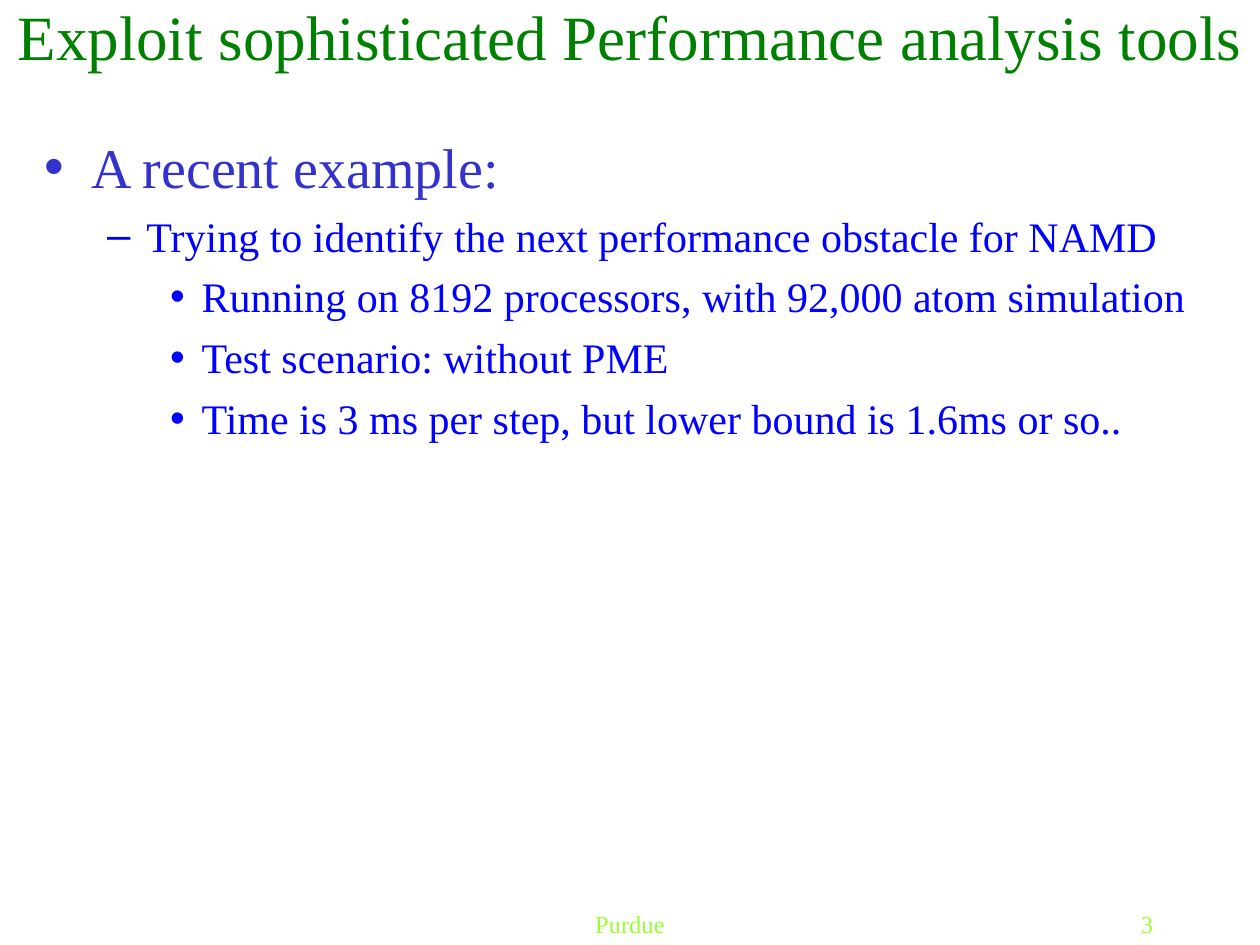
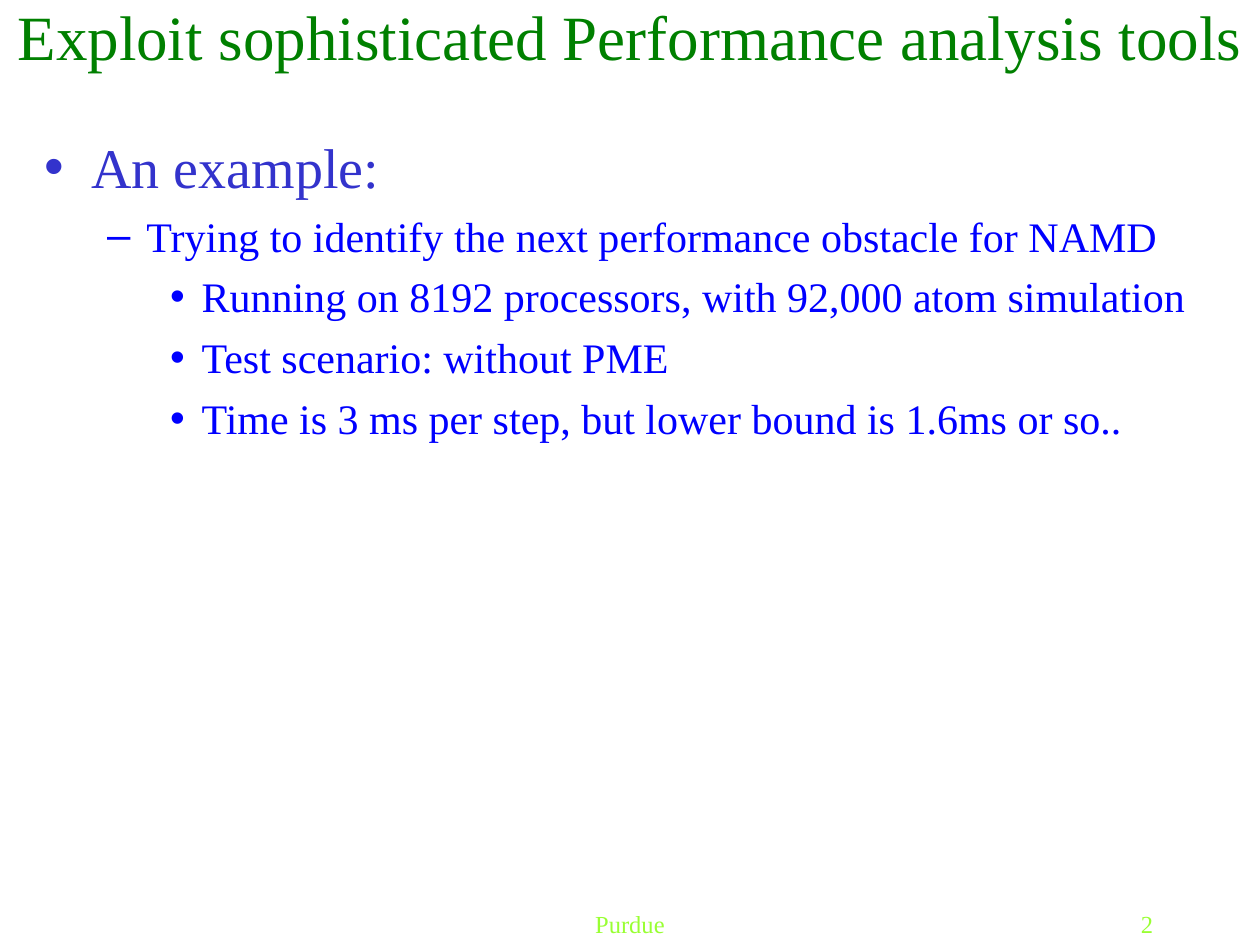
Before and after one commit to UIUC-PPL/charm_tutorial, a slide deck: slide 2 of includedPDFs/projections.ppt (slide 3 before the commit). Drawn at 1260x945 pixels with LibreOffice and Linux fonts; fonts in the diff are those of the drawing. Boxes give left, top, right and bottom in pixels: in the first picture for what was removed or moved away, otherwise in the second. Text is boxed around its words. In the diff, an @@ line names an element or a change of style, - is before the commit and + after.

```diff
--- a/includedPDFs/projections.ppt
+++ b/includedPDFs/projections.ppt
@@ text at bbox=[91, 149, 379, 198]: text changed @@
-• A recent example:
+• An example:
@@ page number at bbox=[1141, 917, 1153, 933]: text changed @@
-3
+2
```
Also in this commit, not shown: 1 slide removed.
